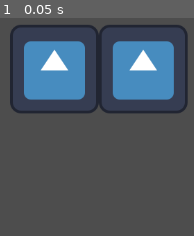
Above: before the commit, frame 1.
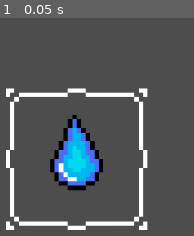
Above: after the commit, the same moment.

Repository: SimpleImpact/Mark-Of-Darkness
Game: Godot game, scene res://node_2d.tscn
The game is run twice, just before and just after one commit, with the same random seed, the same clock (stepped at 60 frames per second) and the same inputs. The engine's default icon, where the game draws it, is replaced by a stand-in: a white triangle on a blue panel in a dark square.
Inputs:
- Up to frame 1 (0.05 s): no input

The runs differ from the first frame. In frame 1, 32% of the frame differs, in the area x 3-97%, y 3-98%.
Error after the commit: Parse Error: Identifier "velocity" not declared in the current scope. (res://Scripts/Movement.gd:15)

Commit message:
Add files via upload

Diff:
--- /dev/null
+++ b/Scripts/Movement.gd
@@ -0,0 +1,15 @@
+extends Node
+var pos = self.position
+var speed
+# Called when the node enters the scene tree for the first time.
+func _ready() -> void:
+	pass # Replace with function body.
+
+
+# Called every frame. 'delta' is the elapsed time since the previous frame.
+func _process(delta: float) -> void:
+	pass
+
+func get_input():
+	var input_direction = Input.get_vector("left", "right", "up", "down")
+	velocity = input_direction * speed
--- a/node_2d.tscn
+++ b/node_2d.tscn
@@ -1,13 +1,12 @@
-[gd_scene load_steps=2 format=3 uid="uid://c0wsv0wn7obag"]
+[gd_scene load_steps=3 format=3 uid="uid://c0wsv0wn7obag"]
 
-[ext_resource type="Texture2D" uid="uid://dbcijsgl5r1rg" path="res://icon.svg" id="1_lb3um"]
+[ext_resource type="Texture2D" uid="uid://bpym2gnxevrna" path="res://Icons/Water.png" id="1_neo6s"]
+[ext_resource type="Script" path="res://Scripts/Movement.gd" id="2_c7buy"]
 
 [node name="Node2D" type="Node2D"]
 
 [node name="Sprite2D" type="Sprite2D" parent="."]
-position = Vector2(616, 384)
-texture = ExtResource("1_lb3um")
-
-[node name="Sprite2D2" type="Sprite2D" parent="."]
-position = Vector2(488, 384)
-texture = ExtResource("1_lb3um")
+position = Vector2(520, 514)
+scale = Vector2(0.2, 0.2)
+texture = ExtResource("1_neo6s")
+script = ExtResource("2_c7buy")
--- a/project.godot
+++ b/project.godot
@@ -14,3 +14,30 @@
 run/main_scene="res://node_2d.tscn"
 config/features=PackedStringArray("4.3", "Forward Plus")
 config/icon="res://icon.svg"
+
+[input]
+
+Forward={
+"deadzone": 0.5,
+"events": [Object(InputEventKey,"resource_local_to_scene":false,"resource_name":"","device":0,"window_id":0,"alt_pressed":false,"shift_pressed":false,"ctrl_pressed":false,"meta_pressed":false,"pressed":false,"keycode":0,"physical_keycode":87,"key_label":0,"unicode":0,"location":0,"echo":false,"script":null)
+, Object(InputEventJoypadButton,"resource_local_to_scene":false,"resource_name":"","device":-1,"button_index":11,"pressure":0.0,"pressed":false,"script":null)
+]
+}
+Left={
+"deadzone": 0.5,
+"events": [Object(InputEventKey,"resource_local_to_scene":false,"resource_name":"","device":-1,"window_id":0,"alt_pressed":false,"shift_pressed":false,"ctrl_pressed":false,"meta_pressed":false,"pressed":false,"keycode":0,"physical_keycode":65,"key_label":0,"unicode":97,"location":0,"echo":false,"script":null)
+, Object(InputEventJoypadButton,"resource_local_to_scene":false,"resource_name":"","device":-1,"button_index":13,"pressure":0.0,"pressed":false,"script":null)
+]
+}
+Right={
+"deadzone": 0.5,
+"events": [Object(InputEventKey,"resource_local_to_scene":false,"resource_name":"","device":-1,"window_id":0,"alt_pressed":false,"shift_pressed":false,"ctrl_pressed":false,"meta_pressed":false,"pressed":false,"keycode":0,"physical_keycode":68,"key_label":0,"unicode":100,"location":0,"echo":false,"script":null)
+, Object(InputEventJoypadButton,"resource_local_to_scene":false,"resource_name":"","device":-1,"button_index":14,"pressure":0.0,"pressed":false,"script":null)
+]
+}
+Down={
+"deadzone": 0.5,
+"events": [Object(InputEventKey,"resource_local_to_scene":false,"resource_name":"","device":-1,"window_id":0,"alt_pressed":false,"shift_pressed":false,"ctrl_pressed":false,"meta_pressed":false,"pressed":false,"keycode":0,"physical_keycode":83,"key_label":0,"unicode":115,"location":0,"echo":false,"script":null)
+, Object(InputEventJoypadButton,"resource_local_to_scene":false,"resource_name":"","device":-1,"button_index":12,"pressure":0.0,"pressed":false,"script":null)
+]
+}
Not shown, added: Icons/Fire.png.import
Not shown, added: Icons/Water.png.import
Not shown, added: Icons/roc.png.import
